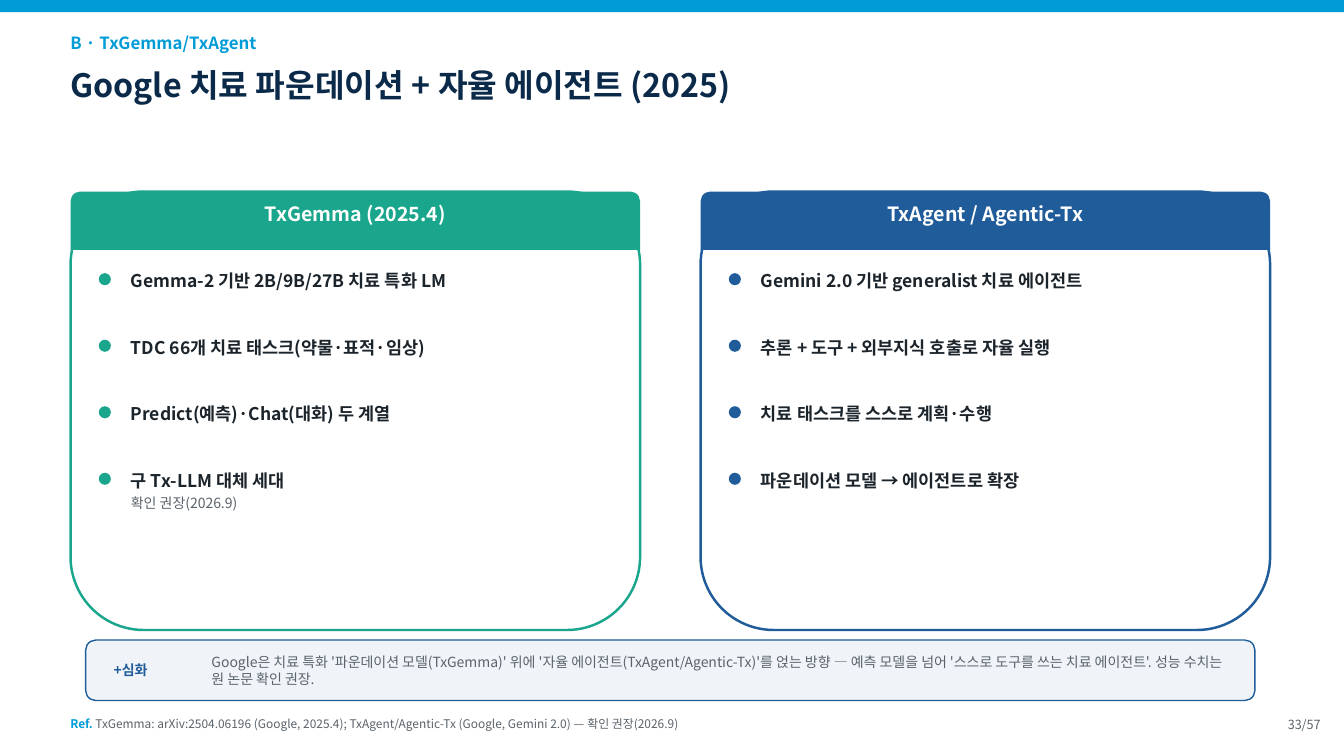
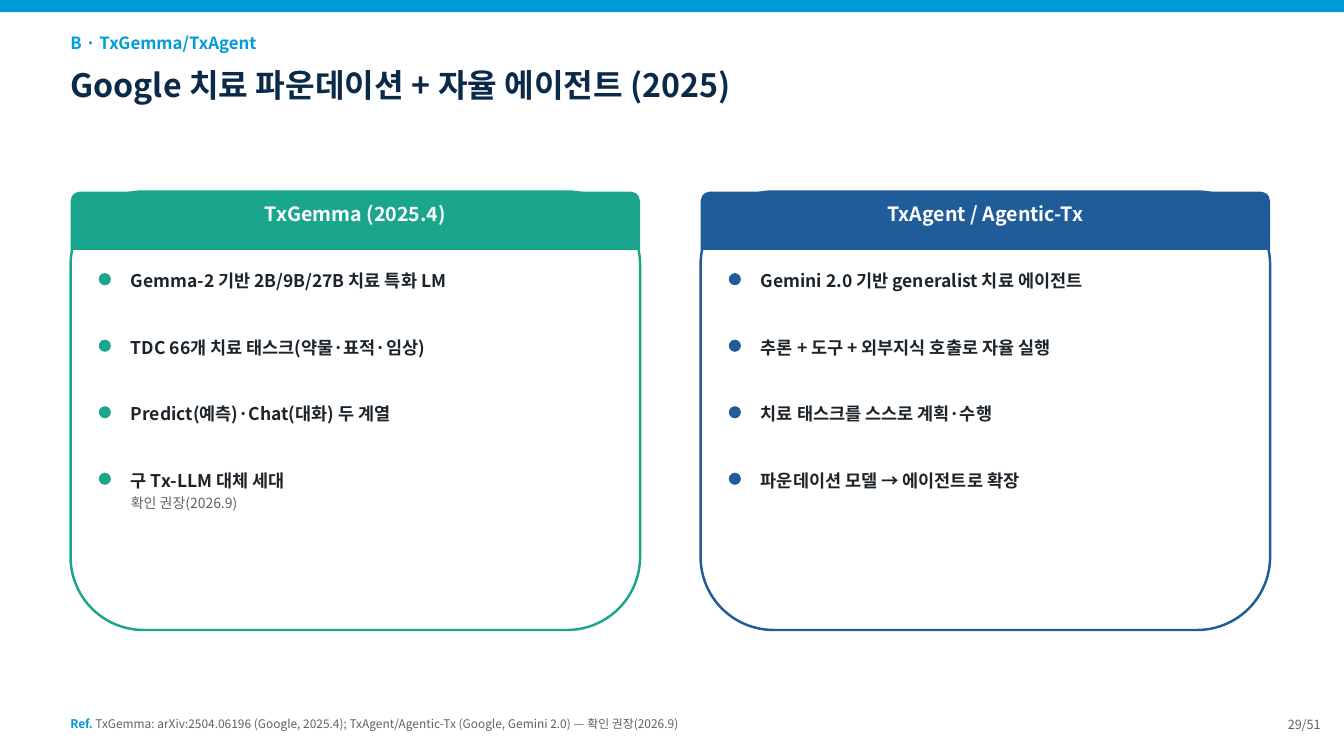
Before and after one commit to fourmodern/2025_aidrugdiscovery, a slide deck: slide 29 of 20260905/slides/0912_3교시.pptx (slide 33 before the commit). Drawn at 1344x756 pixels with LibreOffice and Linux fonts; fonts in the diff are those of the drawing. Boxes give left, top, right and bottom in pixels: in the first picture for what was removed or moved away, otherwise in the second. Text is boxed around its words. In the diff, an @@ line names an element or a change of style, - is before the commit and + after.

```diff
--- a/20260905/slides/0912_3교시.pptx
+++ b/20260905/slides/0912_3교시.pptx
@@ rounded rectangle removed at [86, 640, 1255, 701] @@
@@ text removed at [211, 655, 1223, 685] @@
-Google은 치료 특화 '파운데이션 모델(TxGemma)' 위에 '자율 에이전트(TxAgent/Agentic-Tx)'를 얹는 방향 — 예측 모델을 넘어 '스스로 도구를 쓰는 치료 에이전트'. 성능 수치는 원 논문 확인 권장.
@@ text removed at [114, 663, 148, 677] @@
-+심화
@@ text at [1288, 719, 1321, 731]: text changed @@
-33/57
+29/51
```
Also in this commit, not shown: 46 other slides changed, 6 slides removed, 15 other files.
